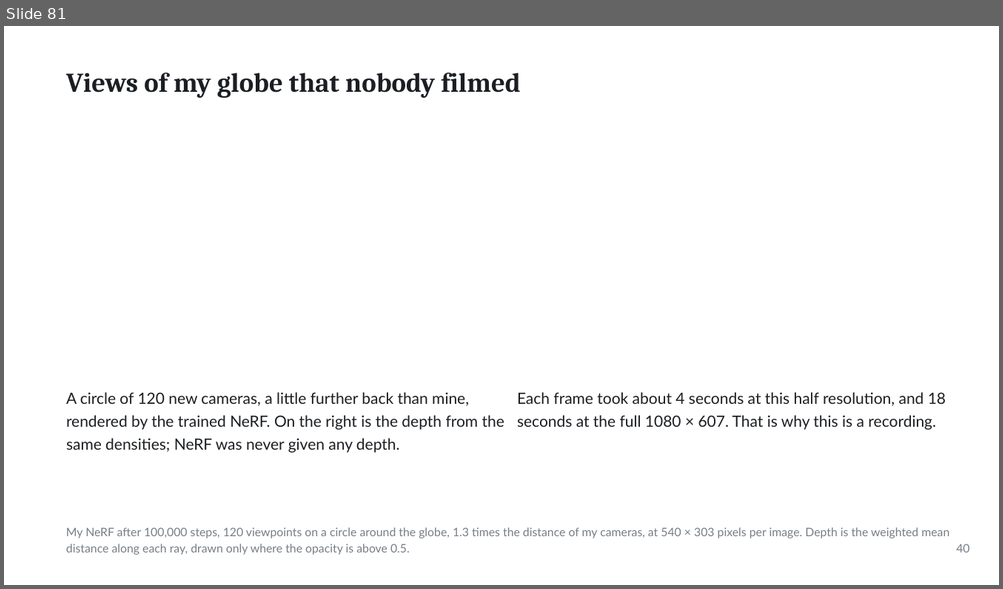
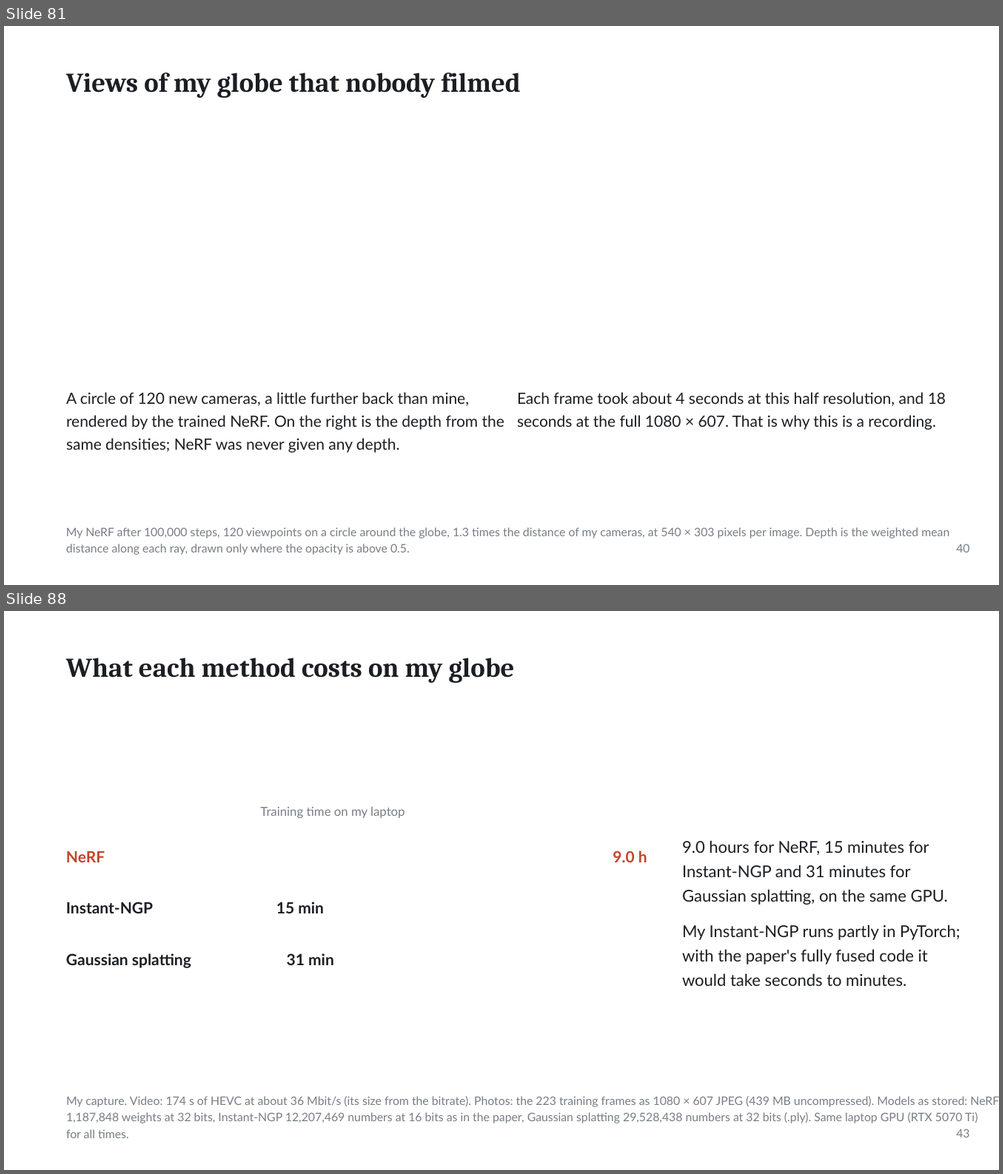
Before and after one commit to ertugrul-senturk/interactive-slides, a slide deck: public/decks/2026-11-nerf-neural-radiance-fields.pptx. Shown one above the other, each under a label of ours: slide 81 before the commit, slides 81 and 88 after it; the slides between them are not shown. The pictures are 1003x589 and 1003x1174 pixels, drawn with LibreOffice and Linux fonts; fonts in the diff are those of the drawing; background and template pictures are left out. Boxes give left, top, right and bottom in pixels: in the first picture for what was removed or moved away, otherwise in the second. Text is boxed around its words. In the diff, an @@ line names an element or a change of style, - is before the commit and + after.

```diff
--- a/public/decks/2026-11-nerf-neural-radiance-fields.pptx
+++ b/public/decks/2026-11-nerf-neural-radiance-fields.pptx
@@ slide 88 added at [4, 611, 999, 1170], background picture (left out) @@
@@ text added at [66, 658, 515, 683], 26.2 pt, text #1B1E22, bold @@
+What each method costs on my globe
@@ text added at [260, 807, 404, 818], 12 pt, text #777E86 @@
+Training time on my laptop
@@ text added at [66, 851, 105, 863], 15 pt, text #C4432C, bold @@
+NeRF
@@ text added at [612, 851, 647, 863], 15 pt, text #C4432C, bold @@
+9.0 h
@@ text added at [682, 840, 948, 905], 15.8 pt, text #1B1E22 @@
+9.0 hours for NeRF, 15 minutes for
+Instant-NGP and 31 minutes for
+Gaussian splatting, on the same GPU.
@@ text added at [66, 902, 153, 914], 15 pt, text #1B1E22, bold @@
+Instant-NGP
@@ text added at [276, 902, 324, 914], 15 pt, text #1B1E22, bold @@
+15 min
@@ text added at [682, 925, 960, 986], 15.8 pt, text #1B1E22 @@
+My Instant-NGP runs partly in PyTorch;
+with the paper's fully fused code it
+would take seconds to minutes.
@@ text added at [66, 954, 191, 968], 15 pt, text #1B1E22, bold @@
+Gaussian splatting
@@ text added at [287, 954, 334, 965], 15 pt, text #1B1E22, bold @@
+31 min
@@ text added at [66, 1096, 967, 1139], 11.2 pt, text #777E86 @@
+My capture. Video: 174 s of HEVC at about 36 Mbit/s (its size from the bitrate). Photos: the 223 training frames as 1080 × 607 JPEG (439 MB uncompressed). Models as stored: NeRF
+1,187,848 weights at 32 bits, Instant-NGP 12,207,469 numbers at 16 bits as in the paper, Gaussian splatting 29,528,438 numbers at 32 bits (.ply). Same laptop GPU (RTX 5070 Ti)
+for all times.
@@ text added at [956, 1129, 969, 1138], 11.2 pt, text #777E86 @@
+43
```
Also in this commit, not shown: 9 slides changed, 2 other slides added, 2 slides removed, 24 other files.
